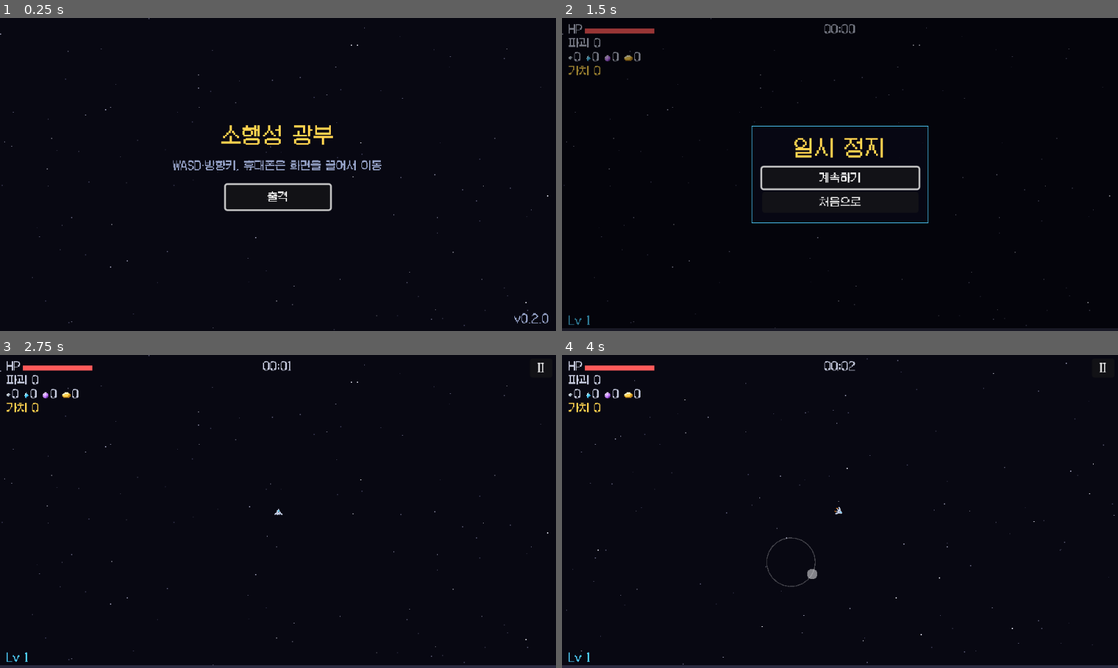
Above: before the commit, frames 1-4 (two rows, left to right).
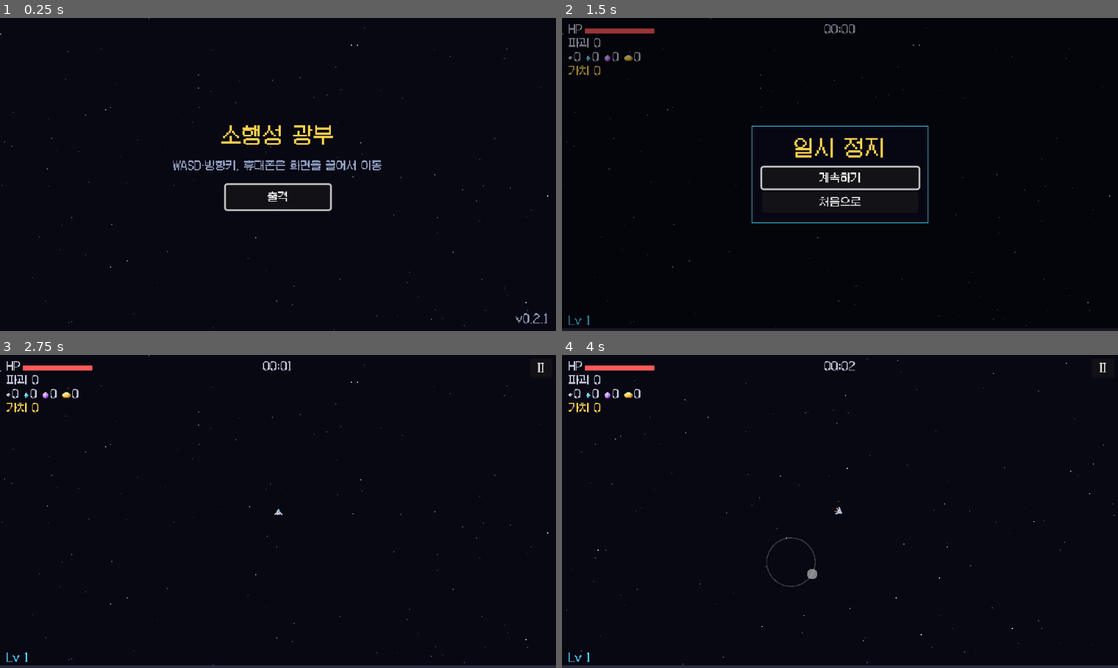
Above: after the commit, the same moments.

Repository: jaehyo-dev/asteroid-miner
Game: Godot game, scene res://scenes/main.tscn
Same seed, same stepped clock (60 frames per second), same inputs: the game is played once before the commit and once after it.
Inputs (mouse positions are in pixels of both pictures, inside the frame that each line leads up to):
- Up to frame 1 (0.25 s): no input
- Up to frame 2 (1.5 s): click "출격" at 0.5 s; click "II" at 1.25 s
- Up to frame 3 (2.75 s): click "계속하기" at 2 s
- Up to frame 4 (4 s): tap Enter (confirm) at 2.75, 2.85 s; move the mouse to (962, 495) at 2.77 s; hold D (move_right) 2.78-3.5 s; click (962, 495) at 2.92 s; tap Space at 3.02 s; drag from (728, 527) to (812, 574) at 3.52 s

The runs differ from the first frame. In frame 1, less than 0.1% of the frame differs, in the area x 92-99%, y 94-98%; in frame 2, less than 0.1%; in frame 3, less than 0.1%; in frame 4, less than 0.1%.

Commit message:
v0.2.1: 심연의 포격, 세계관 문서 (작업 중 보존)
Co-Authored-By: Claude Opus 5.5 <noreply@anthropic.com>
Claude-Session: https://claude.ai/code/session_01SA6thFTzKNGHA2UYPfpjGv

Diff:
--- a/project.godot
+++ b/project.godot
@@ -7,7 +7,7 @@
 
 config/name="소행성 광부"
 config/description="소행성 지대로 출격해 자동 공격으로 버티며 광물을 캐는 픽셀 아트 로그라이트 채굴 슈터"
-config/version="0.2.0"
+config/version="0.2.1"
 run/main_scene="res://scenes/main.tscn"
 config/features=PackedStringArray("4.7", "GL Compatibility")
 boot_splash/bg_color=Color(0.03, 0.03, 0.07, 1)
Not shown, changed: CHANGELOG.md
Not shown, changed: CREDITS.md
Not shown, changed: GAME_SPEC.md
